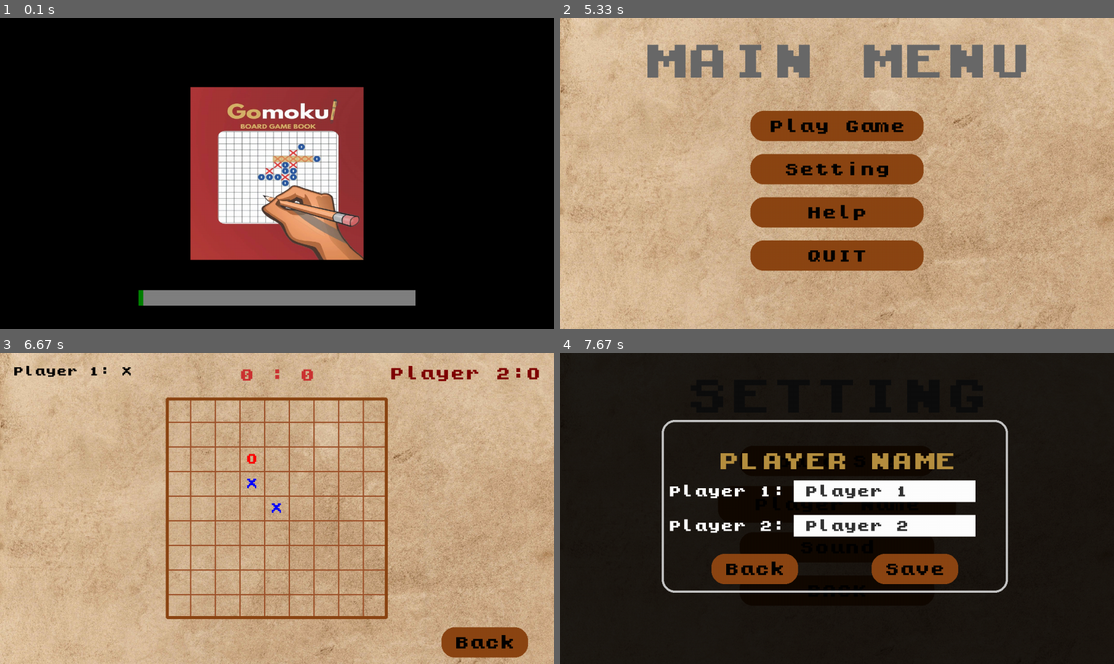
Above: before the commit, frames 1-4 (two rows, left to right).
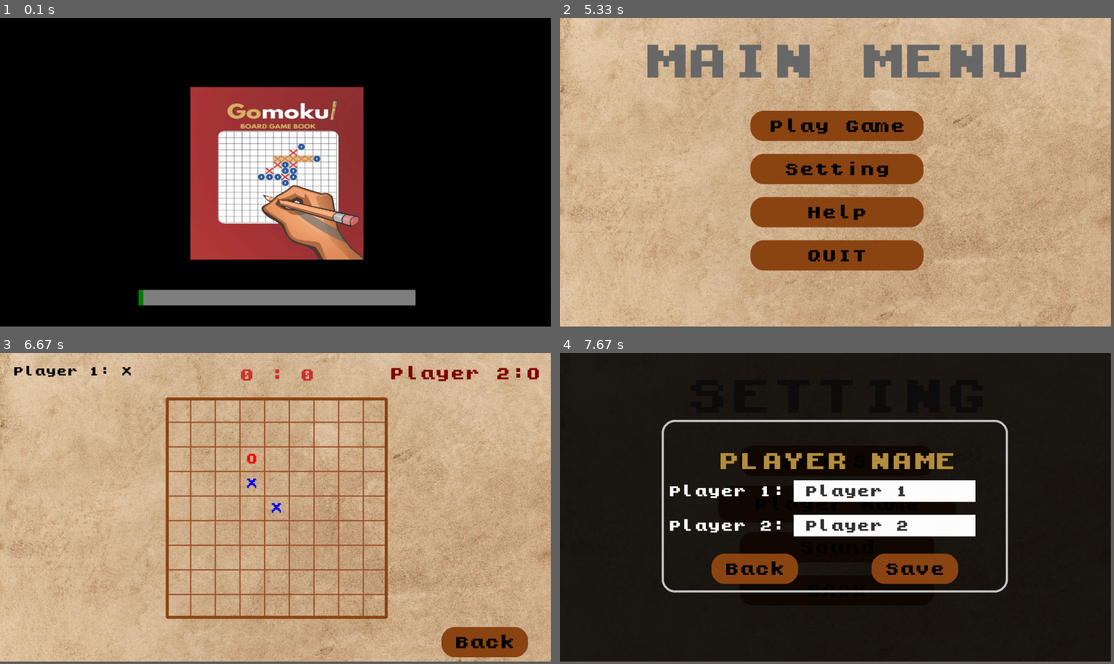
Above: after the commit, the same moments.

Repository: BFCmath/PYGAME_NMCNTT_LT_HK1
Game: pygame game, started from Main.py
Two runs of this game, one before a commit and one after it. Both use one fixed random seed, a clock stepped at 60 frames per second and the inputs below.
Inputs (mouse positions are in pixels of both pictures, inside the frame that each line leads up to):
- Up to frame 1 (0.1 s): no input
- Up to frame 2 (5.33 s): no input
- Up to frame 3 (6.67 s): press the mouse at (277, 461) at 5.6 s; move the mouse to (310, 496) at 5.7 s; release the mouse at (337, 533) at 5.83 s; press the mouse at (277, 508) at 5.93 s; move the mouse to (188, 464) at 6.03 s; release the mouse at (105, 421) at 6.17 s; click (254, 468) at 6.28 s; click (254, 477) at 6.62 s
- Up to frame 4 (7.67 s): press the mouse at (1041, 642) at 6.93 s; move the mouse to (969, 632) at 7.03 s; release the mouse at (892, 623) at 7.17 s; press the mouse at (837, 508) at 7.27 s; move the mouse to (753, 539) at 7.37 s; release the mouse at (670, 573) at 7.5 s; press the mouse at (837, 505) at 7.6 s
In our replay, the window is 900x506 before the commit and 895x502 after it. These sizes can differ from the game's own. Grey fills any space a smaller window leaves; there, only what the larger window draws over its background counts as a difference.

The runs differ from the first frame. In frame 1, 0.7% of the frame differs, in the area x 25-75%, y 29-93%; in frame 2, 0.5%; in frame 3, 0.5%; in frame 4, 1.0%, in the area x 18-81%, y 33-78%.

Commit message:
chinh lai screen size chu to qua=))

Diff:
--- a/Main.py
+++ b/Main.py
@@ -3,7 +3,7 @@
 pygame.init()
 pygame.mixer.init()
 
-SCREEN = pygame.display.set_mode((1280, 720))
+SCREEN = pygame.display.set_mode((1273, 715))
 pygame.display.set_caption("Menu")
 
 Define.Sound.BACKGROUND_MUSIC.play(-1)
